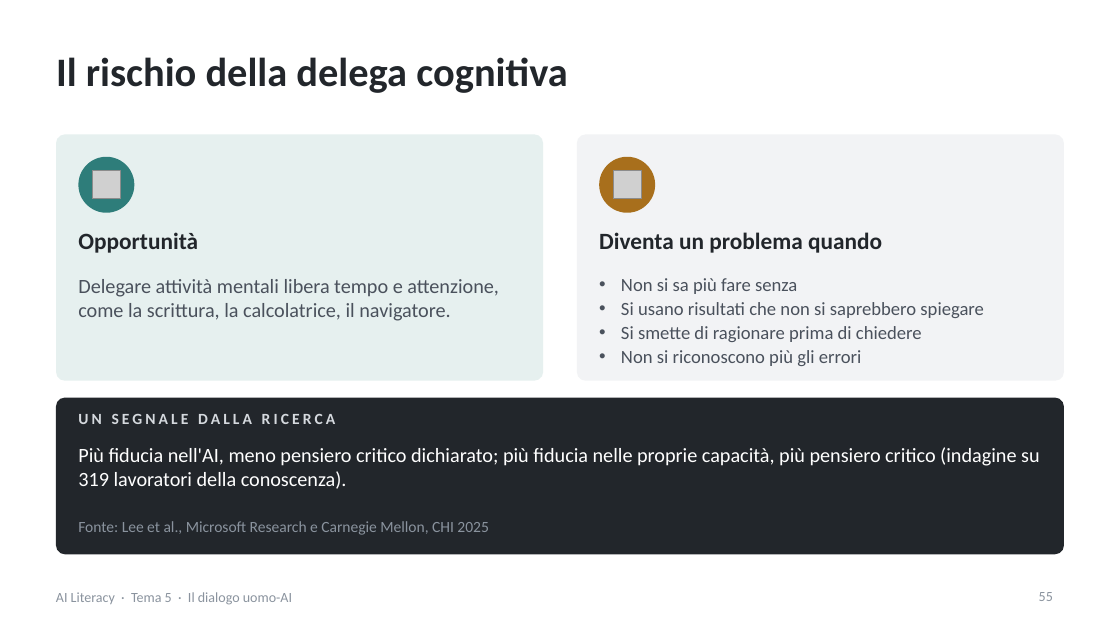
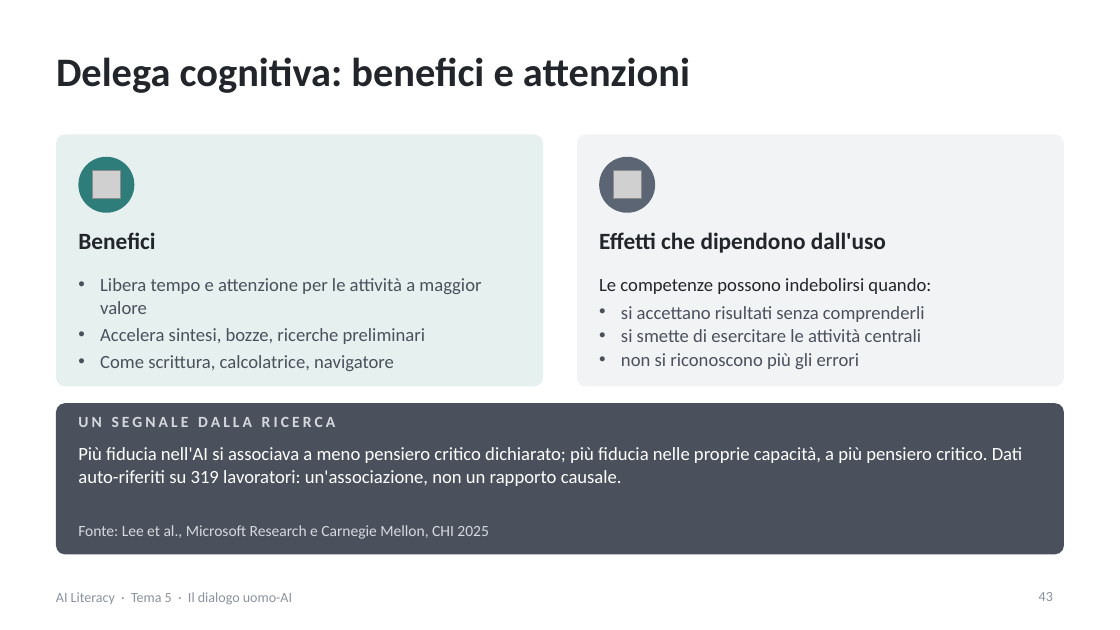
Before and after one commit to NetAi-IT/Formazione-AI-Literacy-Official, a slide deck: slide 43 of Base/Tema5_Dialogo_uomo_AI.pptx (slide 55 before the commit). Drawn at 1120x630 pixels with LibreOffice and Linux fonts; fonts in the diff are those of the drawing; grey boxes stand for pictures. Boxes give left, top, right and bottom in pixels: in the first picture for what was removed or moved away, otherwise in the second. Text is boxed around its words. In the diff, an @@ line names an element or a change of style, - is before the commit and + after.

```diff
--- a/Base/Tema5_Dialogo_uomo_AI.pptx
+++ b/Base/Tema5_Dialogo_uomo_AI.pptx
@@ title at (x1=56, y1=57, x2=690, y2=93): text changed @@
-Il rischio della delega cognitiva
+Delega cognitiva: benefici e attenzioni
@@ rounded rectangle resized from (x1=56, y1=134, x2=543, y2=381) to (x1=56, y1=134, x2=543, y2=386) @@
@@ rounded rectangle resized from (x1=577, y1=134, x2=1064, y2=381) to (x1=577, y1=134, x2=1064, y2=386) @@
@@ ellipse at (x1=599, y1=157, x2=655, y2=213): fill #A86F1C to #5B6573 @@
@@ text at (x1=78, y1=232, x2=155, y2=249): text changed @@
-Opportunità
+Benefici
@@ text at (x1=599, y1=232, x2=886, y2=253): text changed @@
-Diventa un problema quando
+Effetti che dipendono dall'uso
@@ text at (x1=100, y1=278, x2=481, y2=371): text changed; size 13 to 12 pt @@
-Delegare attività mentali libera tempo e attenzione, come la scrittura, la calcolatrice, il navigatore.
+• Libera tempo e attenzione per le attività a maggior valore
+• Accelera sintesi, bozze, ricerche preliminari
+• Come scrittura, calcolatrice, navigatore
@@ text at (x1=599, y1=278, x2=931, y2=369): text changed @@
-• Non si sa più fare senza
-• Si usano risultati che non si saprebbero spiegare
-• Si smette di ragionare prima di chiedere
-• Non si riconoscono più gli errori
+Le competenze possono indebolirsi quando:
+• si accettano risultati senza comprenderli
+• si smette di esercitare le attività centrali
+• non si riconoscono più gli errori
@@ rounded rectangle resized from (x1=56, y1=398, x2=1064, y2=554) to (x1=56, y1=403, x2=1064, y2=554) @@
@@ rounded rectangle at (x1=56, y1=403, x2=1064, y2=554): fill #22262B to #4A515C; proportions changed @@
@@ text at (x1=78, y1=447, x2=1023, y2=486): text changed; size 13 to 12 pt @@
-Più fiducia nell'AI, meno pensiero critico dichiarato; più fiducia nelle proprie capacità, più pensiero critico (indagine su 319 lavoratori della conoscenza).
+Più fiducia nell'AI si associava a meno pensiero critico dichiarato; più fiducia nelle proprie capacità, a più pensiero critico. Dati auto-riferiti su 319 lavoratori: un'associazione, non un rapporto causale.
@@ text "Fonte: Lee et al., Microsoft ..." at (x1=78, y1=525, x2=488, y2=539): text colour #8A939E to #D5D9DE @@
@@ page number at (x1=1039, y1=592, x2=1053, y2=601): text changed @@
-55
+43
```
Also in this commit, not shown: 35 other slides changed, 9 slides added, 24 slides removed, 1 other file.
